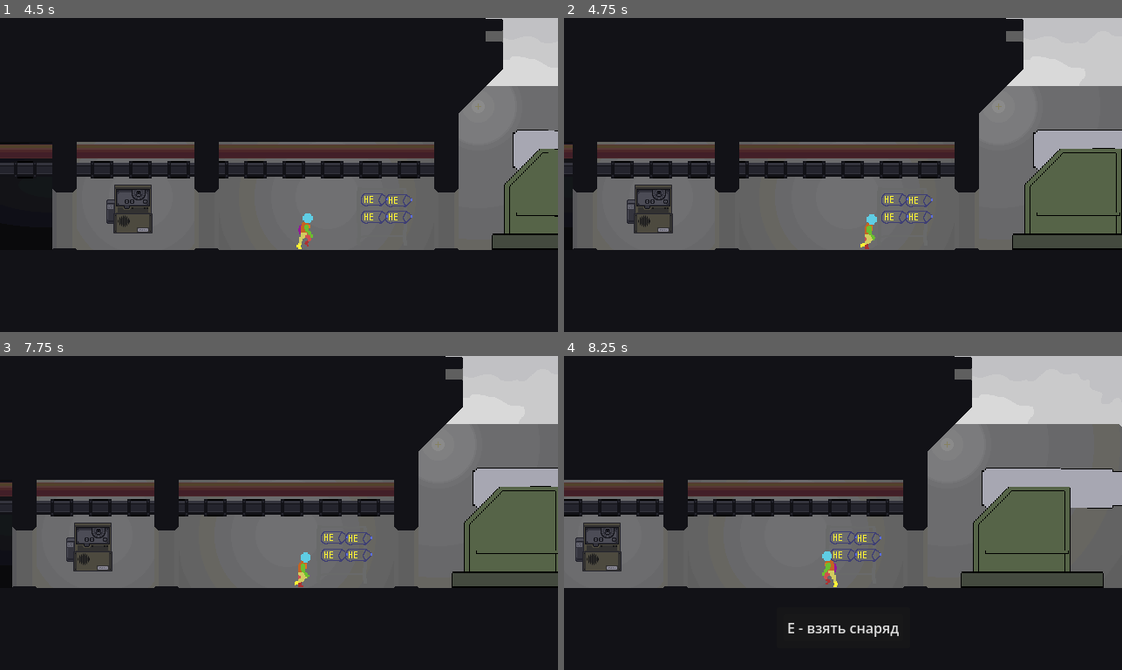
Above: before the commit, frames 1-4 (two rows, left to right).
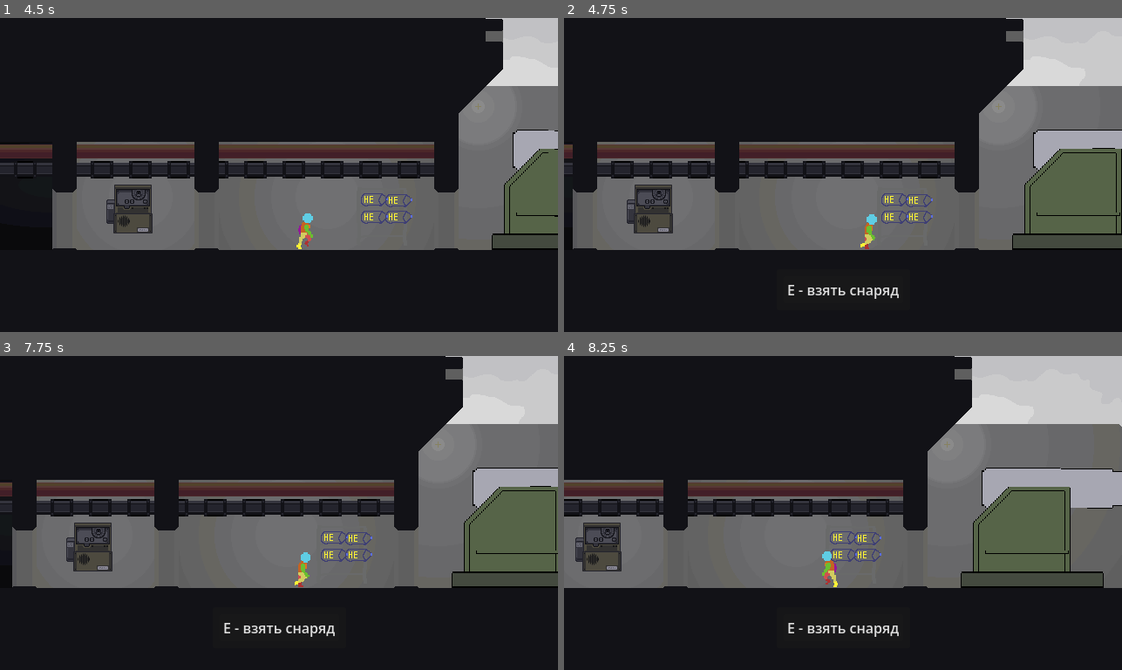
Above: after the commit, the same moments.

Repository: Rootslove/sib-jam-2026
Game: Godot game, scene res://levels/MainMenu.tscn
The game is run twice, just before and just after one commit, with the same random seed, the same clock (stepped at 60 frames per second) and the same inputs.
Inputs (mouse positions are in pixels of both pictures, inside the frame that each line leads up to):
- Up to frame 1 (4.5 s): click "Начать игру" at 0.5 s; move the mouse to (401, 159) at 1.27 s; hold Right (ui_right) 1.28-2.78 s; click (401, 159) at 1.42 s; move the mouse to (167, 190) at 2.02 s; move the mouse to (334, 105) at 2.77 s; hold Left (ui_left) 2.78-3.53 s; move the mouse to (251, 237) at 3.52 s; hold Right (ui_right) from 3.53 s (still down); click (251, 237) at 3.67 s; move the mouse to (446, 222) at 4.27 s
- Up to frame 2 (4.75 s): keep holding Right (ui_right)
- Up to frame 3 (7.75 s): release Right (ui_right) at 5 s; click "E - взять снаряд" at 5 s; click "E - вернуть снаряд" at 5.75 s; tap Enter at 6.5 s; move the mouse to (111, 465) at 6.52 s; hold Left (ui_left) 6.53-7.28 s; move the mouse to (306, 513) at 7.27 s; hold Right (ui_right) from 7.28 s (still down); click (306, 513) at 7.42 s
- Up to frame 4 (8.25 s): move the mouse to (759, 434) at 8.02 s; release Right (ui_right) at 8.03 s; hold Left (ui_left) from 8.03 s (still down)

Frame 1 is identical in both runs. In frame 2, 0.3% of the frame differs, in the area x 40-60%, y 85-90%; in frame 3, 0.3%; in frame 4, nothing differs.

Commit message:
Аааааа  как я заебался

Diff:
--- a/globals/constants.gd
+++ b/globals/constants.gd
@@ -1,5 +1,6 @@
 extends Node
 
 var SCENE_PATH : Dictionary[String, String] = {
-	"day_1": "uid://blf3tcwbrf015"
+	"day_1": "uid://blf3tcwbrf015",
+	"game_end": "uid://cn0gv22ngt86w"
 }
--- a/globals/game_manager.gd
+++ b/globals/game_manager.gd
@@ -12,7 +12,7 @@
 func _ready() -> void:
 	dialogue = DialogRes.new()
 	dialogue.id = "adffgg"
-	dialogue.phrases.append("Не спать, не спать! Стерлять! Стрелять!!")
+	dialogue.phrases.append("Не спать, не спать! Стерлять!! Стрелять!!!")
 	dialogue.speaker = "Голоса в голове"
 
 func sleep(new_scene_path : String) -> void:
--- a/levels/day_2/day_2.tscn
+++ b/levels/day_2/day_2.tscn
@@ -9,8 +9,8 @@
 [ext_resource type="PackedScene" uid="uid://dlkmg8nfuoqta" path="res://scenes/objects/Radio/Radio.tscn" id="7_jtuo5"]
 [ext_resource type="Script" uid="uid://7s6a2fioptub" path="res://scripts/shell_requirements.gd" id="7_oj2f0"]
 [ext_resource type="Script" uid="uid://bdvw2h0krd13u" path="res://scripts/dialog_res.gd" id="8_b244s"]
-[ext_resource type="Resource" uid="uid://dokkpgphpawdn" path="res://levels/day_1/radio_day_1.tres" id="9_xmq0b"]
 [ext_resource type="PackedScene" uid="uid://jef01uyf7dly" path="res://scenes/objects/cooking_table/TableObj.tscn" id="10_i6mo8"]
+[ext_resource type="Resource" uid="uid://bfo30h1wfrq21" path="res://levels/day_2/radio_day_2.tres" id="10_oj2f0"]
 [ext_resource type="PackedScene" uid="uid://bufoopd8eyk71" path="res://scenes/UI/HUD.tscn" id="11_cyax5"]
 [ext_resource type="Script" uid="uid://cf8wu1u008fwv" path="res://scripts/hm_camera.gd" id="12_pi18v"]
 [ext_resource type="PackedScene" uid="uid://cwalqlui6h81i" path="res://scenes/PlayerCharacter.tscn" id="13_wxdu8"]
@@ -89,7 +89,7 @@
 position = Vector2(59, 262)
 collision_layer = 0
 collision_mask = 2
-next_scene = "uid://blf3tcwbrf015"
+next_scene = "uid://d7i0xudespcw"
 expression_string = "sleep()"
 
 [node name="Shelve" parent="Objects" unique_id=325387380 instance=ExtResource("5_riaxp")]
@@ -104,7 +104,7 @@
 [node name="Radio" parent="Objects" unique_id=705585387 instance=ExtResource("7_jtuo5")]
 position = Vector2(274, 221)
 collision_layer = 0
-dialog = Array[ExtResource("8_b244s")]([ExtResource("9_xmq0b")])
+dialog = Array[ExtResource("8_b244s")]([ExtResource("10_oj2f0")])
 
 [node name="TableObj" parent="Objects" unique_id=553220251 instance=ExtResource("10_i6mo8")]
 position = Vector2(431, 246)
--- /dev/null
+++ b/levels/day_2/radio_day_2.tres
@@ -0,0 +1,10 @@
+[gd_resource type="Resource" script_class="DialogRes" format=3 uid="uid://bfo30h1wfrq21"]
+
+[ext_resource type="Script" uid="uid://bdvw2h0krd13u" path="res://scripts/dialog_res.gd" id="1_d5idl"]
+
+[resource]
+script = ExtResource("1_d5idl")
+phrases = Array[String](["Гусеница знает, что она станет бабочкой?", "Как ты думаешь?", "А Бабочка помнит, что бы гусеницей?", "Спать не могу, всё думаю об этом", "А тот, кто спит в коконе, он видит сны?", "Это сны бабочки или гусеницы?", "Ладно, хватит об этом, покорми пушку, она голодная"])
+speaker = "Голос из радио"
+id = "124"
+metadata/_custom_type_script = "uid://bdvw2h0krd13u"
--- /dev/null
+++ b/levels/day_3/day_3.tscn
@@ -0,0 +1,111 @@
+[gd_scene format=3 uid="uid://d7i0xudespcw"]
+
+[ext_resource type="Script" uid="uid://cb6xfknn214i5" path="res://levels/main_scene.gd" id="1_aratj"]
+[ext_resource type="Texture2D" uid="uid://cq5hhl7r8l1tf" path="res://assets/sprites/BG/skyBox.png" id="1_ym6r2"]
+[ext_resource type="Texture2D" uid="uid://cd2i05qya2dn0" path="res://assets/sprites/BG/2/background.png" id="2_aratj"]
+[ext_resource type="Texture2D" uid="uid://bg2nk36ohfqnq" path="res://assets/sprites/BG/2/foreground.png" id="3_wg1fj"]
+[ext_resource type="PackedScene" uid="uid://27xvq0m6khfa" path="res://scenes/objects/Bed/Bed.tscn" id="4_1twvi"]
+[ext_resource type="PackedScene" uid="uid://c04rsj6fmxabk" path="res://scenes/objects/shelve&shells/Shelve.tscn" id="5_leiyr"]
+[ext_resource type="PackedScene" uid="uid://do75j6bj5h4g0" path="res://scenes/objects/gun/Gun.tscn" id="6_rhvro"]
+[ext_resource type="PackedScene" uid="uid://dlkmg8nfuoqta" path="res://scenes/objects/Radio/Radio.tscn" id="9_s23a8"]
+[ext_resource type="PackedScene" uid="uid://jef01uyf7dly" path="res://scenes/objects/cooking_table/TableObj.tscn" id="11_oij4e"]
+[ext_resource type="PackedScene" uid="uid://bufoopd8eyk71" path="res://scenes/UI/HUD.tscn" id="12_wmywh"]
+[ext_resource type="Script" uid="uid://cf8wu1u008fwv" path="res://scripts/hm_camera.gd" id="13_e8oxv"]
+[ext_resource type="PackedScene" uid="uid://cwalqlui6h81i" path="res://scenes/PlayerCharacter.tscn" id="14_38113"]
+
+[sub_resource type="RectangleShape2D" id="RectangleShape2D_el5x5"]
+size = Vector2(918, 20)
+
+[sub_resource type="RectangleShape2D" id="RectangleShape2D_1ahkb"]
+size = Vector2(50, 240)
+
+[node name="Day3" type="Node2D" unique_id=50034997]
+script = ExtResource("1_aratj")
+
+[node name="Background" type="Node2D" parent="." unique_id=103548172]
+position = Vector2(475, 199)
+
+[node name="Sprite2D" type="Sprite2D" parent="Background" unique_id=1428221592]
+texture = ExtResource("1_ym6r2")
+
+[node name="Sprite2D2" type="Sprite2D" parent="Background" unique_id=167236938]
+texture = ExtResource("2_aratj")
+
+[node name="Sprite2D3" type="Sprite2D" parent="Background" unique_id=12932883]
+texture = ExtResource("3_wg1fj")
+
+[node name="Sprite2D4" type="Sprite2D" parent="Background" unique_id=216602982]
+
+[node name="StaticBody2D" type="StaticBody2D" parent="Background" unique_id=2047565500]
+position = Vector2(-475, -199)
+collision_mask = 0
+
+[node name="CollisionShape2D" type="CollisionShape2D" parent="Background/StaticBody2D" unique_id=50188281]
+position = Vector2(411, 278)
+shape = SubResource("RectangleShape2D_el5x5")
+
+[node name="StaticBody2D2" type="StaticBody2D" parent="Background" unique_id=1270904639]
+position = Vector2(-475, -199)
+collision_mask = 0
+
+[node name="CollisionShape2D" type="CollisionShape2D" parent="Background/StaticBody2D2" unique_id=922249601]
+position = Vector2(-19, 167)
+shape = SubResource("RectangleShape2D_1ahkb")
+
+[node name="StaticBody2D3" type="StaticBody2D" parent="Background" unique_id=1042161692]
+position = Vector2(443, -197)
+collision_mask = 0
+
+[node name="CollisionShape2D" type="CollisionShape2D" parent="Background/StaticBody2D3" unique_id=1540043218]
+position = Vector2(-19, 167)
+shape = SubResource("RectangleShape2D_1ahkb")
+
+[node name="Objects" type="Node2D" parent="." unique_id=1665282662]
+
+[node name="Bed" parent="Objects" unique_id=1378789970 instance=ExtResource("4_1twvi")]
+unique_name_in_owner = true
+position = Vector2(59, 262)
+collision_layer = 0
+collision_mask = 0
+next_scene = "uid://blf3tcwbrf015"
+expression_string = "sleep()"
+
+[node name="Shelve" parent="Objects" unique_id=325387380 instance=ExtResource("5_leiyr")]
+unique_name_in_owner = true
+position = Vector2(564, 223)
+amount = 1
+take_shell_str = "E - взять себя в руки!"
+no_shell_str = "Ммм, какая кровать"
+hide_shells = true
+can_deposit = false
+
+[node name="Gun" parent="Objects" unique_id=1644629653 instance=ExtResource("6_rhvro")]
+position = Vector2(866, 109)
+shoot_string = "Е - новая жизнь!"
+hint_string = "надо взять себя в руки"
+
+[node name="Radio" parent="Objects" unique_id=705585387 instance=ExtResource("9_s23a8")]
+position = Vector2(274, 221)
+collision_layer = 0
+
+[node name="TableObj" parent="Objects" unique_id=553220251 instance=ExtResource("11_oij4e")]
+position = Vector2(431, 246)
+collision_mask = 0
+monitoring = false
+monitorable = false
+
+[node name="Hud" parent="." unique_id=1486317036 node_paths=PackedStringArray("player") instance=ExtResource("12_wmywh")]
+player = NodePath("../PlayerCharacter")
+
+[node name="HmCamera" type="Camera2D" parent="." unique_id=1625849009 node_paths=PackedStringArray("target")]
+position = Vector2(321, 182)
+script = ExtResource("13_e8oxv")
+left_limit = 300
+right_limit = 650
+target = NodePath("../PlayerCharacter")
+metadata/_custom_type_script = "uid://cf8wu1u008fwv"
+
+[node name="PlayerCharacter" parent="." unique_id=1584477530 node_paths=PackedStringArray("hud") instance=ExtResource("14_38113")]
+position = Vector2(142, 243)
+hud = NodePath("../Hud")
+is_shell = true
--- /dev/null
+++ b/levels/day_3/day_3_dialog.tres
@@ -0,0 +1,10 @@
+[gd_resource type="Resource" script_class="DialogRes" format=3 uid="uid://dyk3wixfu7ojx"]
+
+[ext_resource type="Script" uid="uid://bdvw2h0krd13u" path="res://scripts/dialog_res.gd" id="1_o6bta"]
+
+[resource]
+script = ExtResource("1_o6bta")
+phrases = Array[String](["Фух,  принстся же такое", "И зачем меня солить?", "Надо взять себя в руки!"])
+speaker = "..."
+id = "325"
+metadata/_custom_type_script = "uid://bdvw2h0krd13u"
--- a/scenes/PlayerCharacter.tscn
+++ b/scenes/PlayerCharacter.tscn
@@ -2,6 +2,7 @@
 
 [ext_resource type="Script" uid="uid://c8ab3m0omm8fi" path="res://scenes/player_character.gd" id="1_cij07"]
 [ext_resource type="Texture2D" uid="uid://bo3hgcvs1vbsf" path="res://assets/sprites/PC/pc.png" id="2_samq8"]
+[ext_resource type="Texture2D" uid="uid://c7stryc575l3i" path="res://assets/sprites/PC/Shell-0003.png" id="3_kn48b"]
 
 [sub_resource type="CapsuleShape2D" id="CapsuleShape2D_24f1h"]
 
@@ -82,3 +83,10 @@
 [node name="AnimationPlayer" type="AnimationPlayer" parent="." unique_id=1685017326]
 unique_name_in_owner = true
 libraries/ = SubResource("AnimationLibrary_bjtiv")
+
+[node name="ShellSprite" type="Sprite2D" parent="." unique_id=718780255]
+unique_name_in_owner = true
+visible = false
+position = Vector2(6.428571, 1.4285713)
+rotation = -1.5707964
+texture = ExtResource("3_kn48b")
--- /dev/null
+++ b/scenes/UI/GameEnd.tscn
@@ -0,0 +1,99 @@
+[gd_scene format=3 uid="uid://cn0gv22ngt86w"]
+
+[sub_resource type="StyleBoxFlat" id="StyleBoxFlat_jhjhs"]
+content_margin_left = 0.0
+content_margin_top = 0.0
+content_margin_right = 0.0
+content_margin_bottom = 0.0
+bg_color = Color(0, 0, 0, 1)
+corner_radius_top_left = 3
+corner_radius_top_right = 3
+corner_radius_bottom_right = 3
+corner_radius_bottom_left = 3
+corner_detail = 5
+
+[sub_resource type="Animation" id="Animation_74fen"]
+length = 0.001
+tracks/0/type = "value"
+tracks/0/imported = false
+tracks/0/enabled = true
+tracks/0/path = NodePath("Panel:modulate")
+tracks/0/interp = 1
+tracks/0/loop_wrap = true
+tracks/0/keys = {
+"times": PackedFloat32Array(0),
+"transitions": PackedFloat32Array(1),
+"update": 0,
+"values": [Color(1, 1, 1, 0)]
+}
+tracks/1/type = "value"
+tracks/1/imported = false
+tracks/1/enabled = true
+tracks/1/path = NodePath("RichTextLabel:position")
+tracks/1/interp = 1
+tracks/1/loop_wrap = true
+tracks/1/keys = {
+"times": PackedFloat32Array(0),
+"transitions": PackedFloat32Array(1),
+"update": 0,
+"values": [Vector2(0, 155)]
+}
+
+[sub_resource type="Animation" id="Animation_lopin"]
+resource_name = "transition"
+length = 5.0
+tracks/0/type = "value"
+tracks/0/imported = false
+tracks/0/enabled = true
+tracks/0/path = NodePath("Panel:modulate")
+tracks/0/interp = 1
+tracks/0/loop_wrap = true
+tracks/0/keys = {
+"times": PackedFloat32Array(0, 1.3),
+"transitions": PackedFloat32Array(1, 1),
+"update": 0,
+"values": [Color(1, 1, 1, 0), Color(1, 1, 1, 1)]
+}
+tracks/1/type = "value"
+tracks/1/imported = false
+tracks/1/enabled = true
+tracks/1/path = NodePath("RichTextLabel:position")
+tracks/1/interp = 1
+tracks/1/loop_wrap = true
+tracks/1/keys = {
+"times": PackedFloat32Array(1, 5),
+"transitions": PackedFloat32Array(1, 1),
+"update": 0,
+"values": [Vector2(0, 500), Vector2(0, 155)]
+}
+
+[sub_resource type="AnimationLibrary" id="AnimationLibrary_bdgi2"]
+_data = {
+&"RESET": SubResource("Animation_74fen"),
+&"transition": SubResource("Animation_lopin")
+}
+
+[node name="CanvasLayer" type="CanvasLayer" unique_id=376354722]
+layer = 11
+
+[node name="Panel" type="Panel" parent="." unique_id=285678299]
+modulate = Color(1, 1, 1, 0)
+anchors_preset = 15
+anchor_right = 1.0
+anchor_bottom = 1.0
+grow_horizontal = 2
+grow_vertical = 2
+theme_override_styles/panel = SubResource("StyleBoxFlat_jhjhs")
+metadata/_edit_use_anchors_ = true
+
+[node name="AnimationPlayer" type="AnimationPlayer" parent="." unique_id=2064662027]
+unique_name_in_owner = true
+libraries/ = SubResource("AnimationLibrary_bdgi2")
+autoplay = &"transition"
+
+[node name="RichTextLabel" type="RichTextLabel" parent="." unique_id=230670263]
+offset_top = 155.0
+offset_right = 638.0
+offset_bottom = 195.00003
+text = "Конец игры"
+horizontal_alignment = 1
--- a/scenes/objects/gun/gun.gd
+++ b/scenes/objects/gun/gun.gd
@@ -5,6 +5,8 @@
 @export var hint_string = "нет снаряда"
 @export var reqs : Array[ShellRequirements]
 var cur_req_idx : int = 0
+
+var game_end : PackedScene = preload("uid://cn0gv22ngt86w")
 
 var is_firing : bool = false
 
@@ -31,6 +33,9 @@
 	%AnimatedSprite2D.play("fire")
 	is_firing = true
 	GManager.shots_needed -= 1
+	if player.is_shell :
+		player.queue_free()
+		get_tree().root.add_child(game_end.instantiate())
 
 func on_animation_finished() -> void:
 	if is_firing :
--- a/scenes/objects/shelve&shells/Shelve.tscn
+++ b/scenes/objects/shelve&shells/Shelve.tscn
@@ -6,7 +6,7 @@
 [ext_resource type="Script" uid="uid://c64qkrudarhkp" path="res://scenes/objects/shelve&shells/shelve_slot.gd" id="3_i4ec0"]
 
 [sub_resource type="RectangleShape2D" id="RectangleShape2D_i4ec0"]
-size = Vector2(35, 75)
+size = Vector2(88, 75)
 
 [node name="Shelve" type="Area2D" unique_id=325387380 node_paths=PackedStringArray("shell_slots")]
 collision_layer = 0
@@ -20,7 +20,7 @@
 texture = ExtResource("2_jr0h8")
 
 [node name="CollisionShape2D" type="CollisionShape2D" parent="." unique_id=1771042102]
-position = Vector2(0.5, 7.5)
+position = Vector2(1, 7.5)
 shape = SubResource("RectangleShape2D_i4ec0")
 
 [node name="ShelveSlot" type="Marker2D" parent="." unique_id=2007067789]
--- a/scenes/objects/shelve&shells/shelve_obj.gd
+++ b/scenes/objects/shelve&shells/shelve_obj.gd
@@ -7,6 +7,8 @@
 @export var take_shell_str : String = "E - взять снаряд"
 @export var deposit_shell_str : String = "E - вернуть снаряд"
 @export var no_shell_str : String = "пусто"
+@export var hide_shells : bool = false
+@export var can_deposit : bool = true
 
 var is_empty = false
 
@@ -19,18 +21,24 @@
 	for slot : ShelveSlot in shell_slots :
 		if not slot.is_occupied() :
 			slot.occupy(shell)
+			if hide_shells :
+				shell.visible = false
 			return
 
 func notify_player_enter(body : Node2D) -> void:
 	super(body)
+	if not is_empty :
+		check_empty()
 	if player.carried_item != null :
-		player.hud.show_action(deposit_shell_str)
+		if can_deposit :
+			player.hud.show_action(deposit_shell_str)
+		else :
+			if is_empty :
+				player.hud.show_hint(no_shell_str)
+			else :
+				player.hud.hide_action()
 	else :
 		player.hud.show_action(take_shell_str)
-		for slot : ShelveSlot in shell_slots :
-			if slot.is_occupied() :
-				return
-		is_empty = true
 	if is_empty :
 		player.hud.show_hint(no_shell_str)
 
@@ -42,7 +50,17 @@
 		for slot : ShelveSlot in shell_slots :
 			if slot.is_occupied() :
 				player.carry_item(slot.take_shell())
-				player.hud.show_action(deposit_shell_str)
+				if can_deposit :
+					player.hud.show_action(deposit_shell_str)
+				else :
+					player.hud.hide_action()
 				return
 		is_empty = true
 		player.hud.show_action(no_shell_str)
+
+func check_empty() -> void :
+	for slot : ShelveSlot in shell_slots :
+		if slot.is_occupied() :
+			is_empty = false
+			return
+	is_empty = true
--- a/scenes/player_character.gd
+++ b/scenes/player_character.gd
@@ -10,31 +10,38 @@
 @export var SPEED : float = 200.0
 const JUMP_VELOCITY = -400.0
 
+@export var is_shell : bool = false
 
 func _ready() -> void:
 	GManager.player = self
+	if is_shell :
+		%Sprite2D.visible = false
+		%ShellSprite.visible = true
 
 func _physics_process(delta: float) -> void:
-	# Add the gravity.
-	if not is_on_floor():
-		velocity += get_gravity() * delta
+	if not is_shell :
+		# Add the gravity.
+		if not is_on_floor():
+			velocity += get_gravity() * delta
 
-	if velocity.length_squared() > 100 :
-		%AnimationPlayer.play("walk")
-		if velocity.x < 0 :
-			%Sprite2D.flip_h = true
+		if velocity.length_squared() > 100 :
+			%AnimationPlayer.play("walk")
+			if velocity.x < 0 :
+				%Sprite2D.flip_h = true
+			else :
+				%Sprite2D.flip_h = false
 		else :
-			%Sprite2D.flip_h = false
+			%AnimationPlayer.play("idle")
+
+		# Get the input direction and handle the movement/deceleration.
+		# As good practice, you should replace UI actions with custom gameplay actions.
+		var direction := Input.get_axis("ui_left", "ui_right")
+		if direction:
+			velocity.x = direction * SPEED
+		else:
+			velocity.x = move_toward(velocity.x, 0, SPEED)
 	else :
-		%AnimationPlayer.play("idle")
-
-	# Get the input direction and handle the movement/deceleration.
-	# As good practice, you should replace UI actions with custom gameplay actions.
-	var direction := Input.get_axis("ui_left", "ui_right")
-	if direction:
-		velocity.x = direction * SPEED
-	else:
-		velocity.x = move_toward(velocity.x, 0, SPEED)
+		velocity.x = move_toward(velocity.x, 0, 16)
 
 	move_and_slide()
 
@@ -55,3 +62,11 @@
 	%ItemMarker.remove_child(carried_item)
 	carried_item = null
 	return item_to_return
+
+func _input(event: InputEvent) -> void:
+	if not is_shell || abs(velocity.x) > 100:
+		return
+	if event.is_action_pressed("ui_left") :
+		velocity.x = -400;
+	if event.is_action_pressed("ui_right") :
+		velocity.x = 400;
--- a/scripts/iteraction_object.gd
+++ b/scripts/iteraction_object.gd
@@ -3,11 +3,14 @@
 
 @export var action_name : String = "E - чтобы что-то сделать"
 @export var expression_string : String = ""
+@export var _disabled : bool = false
 
 var player : PlayerCharacter
 
 # Called when the node enters the scene tree for the first time.
 func _ready() -> void:
+	set_deferred("monitoring", !_disabled)
+	set_deferred("monitorable", !_disabled)
 	self.body_entered.connect(notify_player_enter)
 	self.body_exited.connect(notify_player_exit)
 
Not shown, added: levels/day_3/day_3.tscn10750427249.tmp
Not shown, added: levels/day_3/day_3.tscn10752474264.tmp
Not shown, added: levels/day_3/day_3.tscn10758774534.tmp
Not shown, added: levels/day_3/day_3.tscn10804445636.tmp
